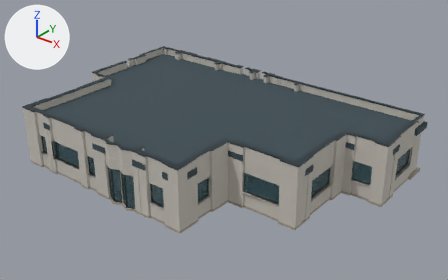
Renders of the glTF model public/lab/ai-building-workspace-v2/b/model.glb from each side of a commit.
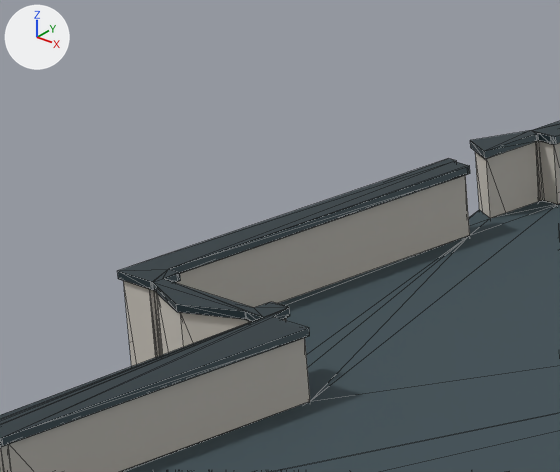
The first picture shows the older version from a 50 mm lens placed at (33.1, -19.5, 18.3), pointed at (11.4, 7.7, 1.5). The close-ups show the older and then the newer version on the part from 18% to 30% of the width and 16% to 33% of the height of that picture. Only the edits that show in the close-ups are written down. The lights are fixed; the arrows at upper left show +X, +Y and +Z. The close-ups show mesh edges as thin lines.

The scene before the commit, as lines of its bpy script (objects in view):
```python
me_vis_f1_southa = bpy.data.meshes.new('VIS_F1_SouthA')
me_vis_f1_southa.from_pydata(...)  # 10 vertices, 16 faces; spans x 0.56..1.08, y 6.77..7.01, z 2.1..3.61
me_vis_f1_southa.materials.append(mat_wall)  # light grey #c9c4bb
me_vis_f1_southb = bpy.data.meshes.new('VIS_F1_SouthB')
me_vis_f1_southb.from_pydata(...)  # 29 vertices, 56 faces; spans x 1.02..1.73, y 6.77..7.17, z 0.0..3.61
me_vis_f1_southb.materials.append(mat_wall)  # light grey #c9c4bb
me_vis_f1_westd = bpy.data.meshes.new('VIS_F1_WestD')
me_vis_f1_westd.from_pydata(...)  # 44 vertices, 88 faces; spans x 0.2..0.9, y 6.97..10.09, z 0.0..3.61
me_vis_f1_westd.materials.append(mat_wall)  # light grey #c9c4bb
ob_vis_f1_southa = bpy.data.objects.new('VIS_F1_SouthA', me_vis_f1_southa)
ob_vis_f1_southa.location = (0.0, 0.0, 0.0)
ob_vis_f1_southb = bpy.data.objects.new('VIS_F1_SouthB', me_vis_f1_southb)
ob_vis_f1_southb.location = (0.0, 0.0, 0.0)
ob_vis_f1_westd = bpy.data.objects.new('VIS_F1_WestD', me_vis_f1_westd)
ob_vis_f1_westd.location = (0.0, 0.0, 0.0)
# also in view: 'VIS_F1_WestB' at (0.3, 11.4, 1.8); 'VIS_F1_WestE' at (1.9, 4.4, 1.8); 'VIS_Roof_Coping' at (10.7, 7.3, 3.6); 'VIS_Roof_Flat_0' at (10.8, 7.3, 3.0); 'VIS_F1_WestC' at (0.1, 10.7, 2.9)
```
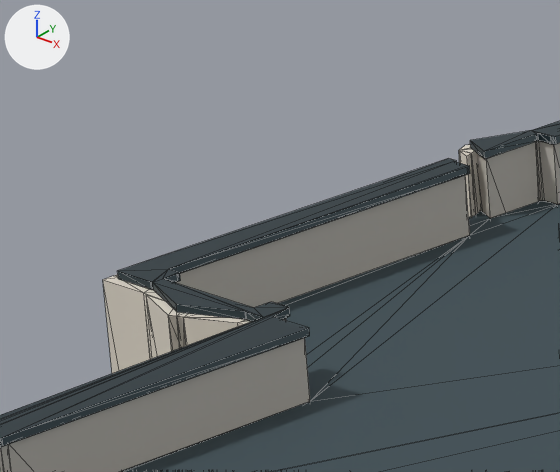
Location of each change, [x1, y1, x2, y2] in pixels of the close-ups (560 x 472 px):
'VIS_F1_WestD_Shell', added (pale yellow)
    after: [103, 275, 163, 373]
'VIS_F1_SouthA_Shell', added (pale yellow)
    after: [146, 295, 194, 359]
'VIS_F1_SouthB_Shell', added (pale yellow)
    after: [168, 314, 251, 351]
'VIS_F1_WestC_Shell', added (pale yellow)
    after: [459, 145, 481, 218]
'VIS_F1_SouthB', unchanged, covered by the edit
    before: [180, 313, 286, 347]

What the commit changed:
Material 'shell' (mat_shell) is new.
Its base color is (0.723, 0.672, 0.584) (pale yellow #ddd6c9).
Its roughness is 0.92.
Mesh me_vis_f1_southb_shell is new.
It has 28 vertices, 52 faces and spans x 1.02..1.74, y 6.67..6.99, z 0.0..3.61.
It uses material mat_shell (pale yellow #ddd6c9).
Mesh me_vis_f1_southa_shell is new.
It has 20 vertices, 36 faces and spans x 0.58..1.17, y 6.67..6.98, z 0.0..3.61.
It uses material mat_shell (pale yellow #ddd6c9).
Mesh me_vis_f1_westd_shell is new.
It has 44 vertices, 88 faces and spans x 0.08..0.9, y 6.85..10.21, z 0.0..3.61.
It uses material mat_shell (pale yellow #ddd6c9).
Mesh me_vis_f1_westc_shell is new.
It has 20 vertices, 36 faces and spans x -0.08..0.18, y 10.35..10.92, z 0.0..3.61.
It uses material mat_shell (pale yellow #ddd6c9).
Object 'VIS_F1_SouthB_Shell' (ob_vis_f1_southb_shell) is new; it shows me_vis_f1_southb_shell.
Its location is (0.0, 0.0, 0.0).
Object 'VIS_F1_SouthA_Shell' (ob_vis_f1_southa_shell) is new; it shows me_vis_f1_southa_shell.
Its location is (0.0, 0.0, 0.0).
Object 'VIS_F1_WestD_Shell' (ob_vis_f1_westd_shell) is new; it shows me_vis_f1_westd_shell.
Its location is (0.0, 0.0, 0.0).
Object 'VIS_F1_WestC_Shell' (ob_vis_f1_westc_shell) is new; it shows me_vis_f1_westc_shell.
Its location is (0.0, 0.0, 0.0).
